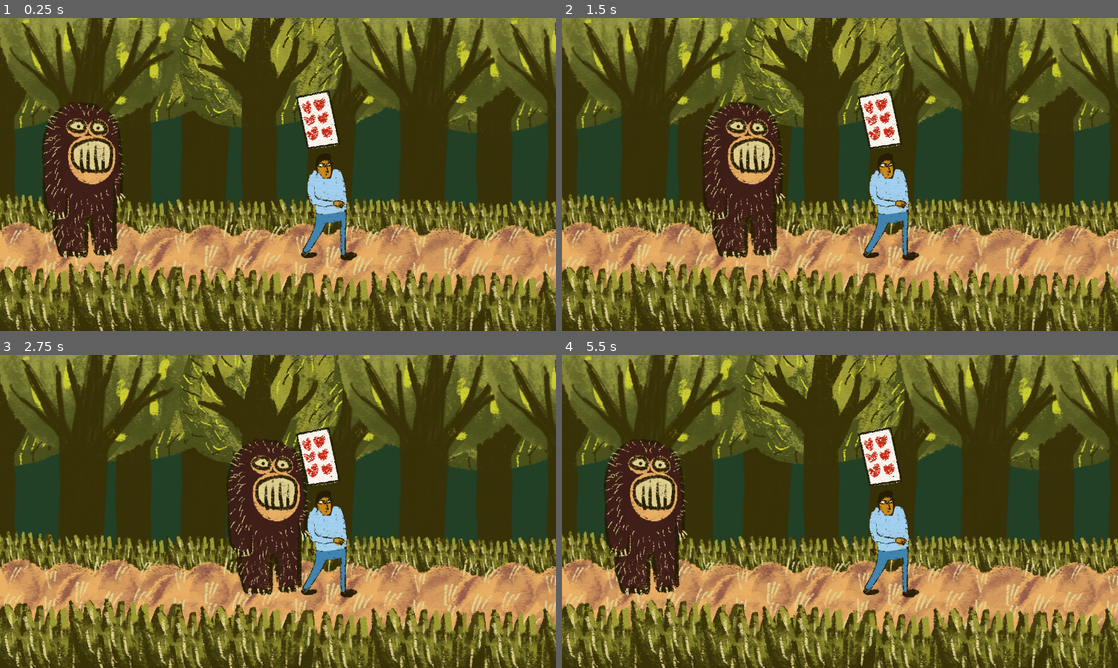
Above: before the commit, frames 1-4 (two rows, left to right).
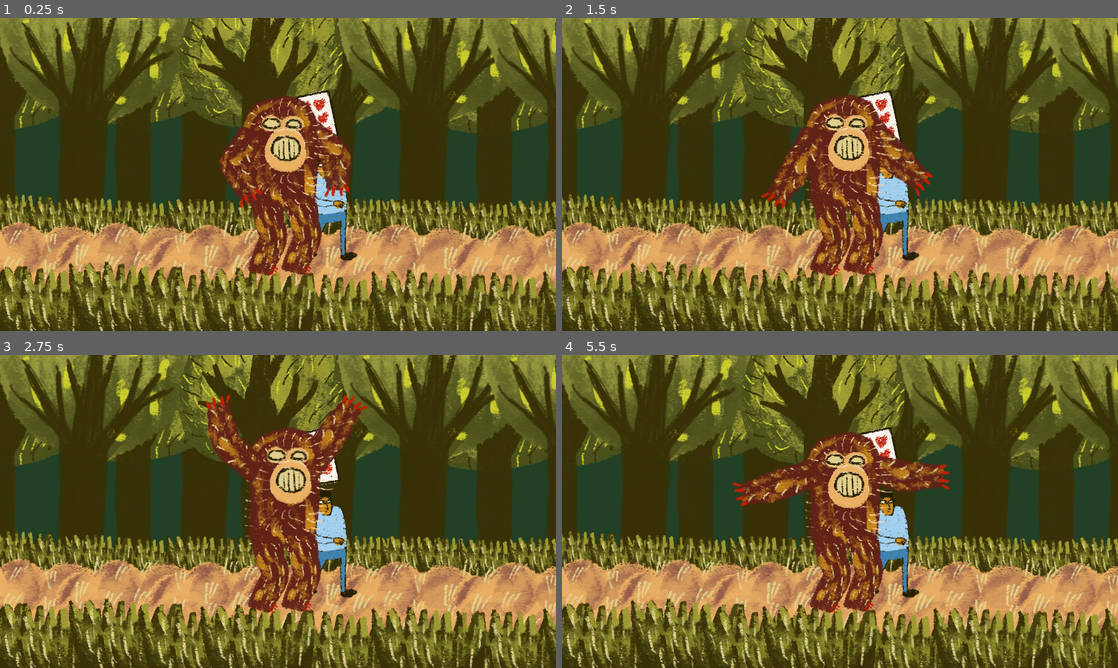
Above: after the commit, the same moments.

Repository: fguillen/The-Forest-Monster-and-the-Cards-Championship
Game: Godot game, scene res://testing/forest.tscn
Two runs of this game, one before a commit and one after it. Both use one fixed random seed, a clock stepped at 60 frames per second and the inputs below.
Inputs:
- Up to frame 1 (0.25 s): no input
- Up to frame 2 (1.5 s): tap Enter (ui_accept) at 0.5, 0.6, 0.77, 1.07, 1.35 s; hold Right (ui_right) 0.53-1.28 s; hold Down (ui_down) from 1.28 s (still down)
- Up to frame 3 (2.75 s): tap Enter (ui_accept) at 1.52, 1.82, 2.1 s; release Down (ui_down) at 2.03 s; hold Right (ui_right) from 2.03 s (still down)
- Up to frame 4 (5.5 s): release Right (ui_right) at 2.78 s; hold Up (ui_up) 2.78-3.53 s; tap Enter (ui_accept) at 2.85, 3.02, 3.32, 3.6, 3.77, 4.07, 4.35, 4.52, 4.82, 5.1 s; hold Left (ui_left) 3.53-5.03 s; hold Down (ui_down) from 5.03 s (still down)

The runs differ from the first frame. In frame 1, 12% of the frame differs, in the area x 7-64%, y 24-83%; in frame 2, 13%, in the area x 25-67%, y 24-83%; in frame 3, 9.9%; in frame 4, 13%.

Commit message:
Monster controls

Diff:
--- a/actors/monster.gd
+++ b/actors/monster.gd
@@ -1,4 +1,4 @@
-class_name Monster
+class_name MonsterRiggid
 extends CharacterBody2D
 
 @export var max_speed := 300.0
--- /dev/null
+++ b/actors/monster_riggid_3.gd
@@ -0,0 +1,63 @@
+class_name Monster
+extends CharacterBody2D
+
+@export var max_speed := 100.0
+@export var acceleration := 50.0
+
+@onready var animation_player: AnimationPlayer = $AnimationPlayer
+
+
+var _state = "idle"
+
+func _ready():
+	_set_state_idle()
+
+
+func _physics_process(delta):
+	# Move if not scaring
+	if not _state == "scare":
+		var direction = Input.get_axis("ui_left", "ui_right")
+		var max_velocity = Vector2(direction * max_speed, 0)
+		velocity = velocity.lerp(max_velocity, acceleration * delta)
+		move_and_slide()
+		if direction:
+			_set_state_walk()
+		else:
+			_set_state_idle()
+
+	# Hide
+	if Input.is_action_just_pressed("ui_up"):
+		_set_state_hidden()
+
+	# Unhide
+	if Input.is_action_just_pressed("ui_down"):
+		_set_state_idle()
+
+	# Scare
+	if Input.is_action_just_pressed("ui_accept"):
+		_set_state_scare()
+
+
+func _set_state_hidden():
+	_state = "hidden"
+#	animation_player.play("hidden")
+
+
+func _set_state_idle():
+	_state = "idle"
+	animation_player.play("idle")
+
+
+func _set_state_walk():
+	_state = "walk"
+	animation_player.play("walk")
+
+
+func _set_state_scare():
+	_state = "scare"
+	animation_player.play("scare")
+
+
+func _on_animation_player_animation_finished(anim_name):
+	if _state == "scare":
+		_set_state_idle()
--- a/actors/monster_riggid_3.tscn
+++ b/actors/monster_riggid_3.tscn
@@ -1,5 +1,6 @@
-[gd_scene load_steps=16 format=3 uid="uid://bp1g6f2qxumcn"]
-
+[gd_scene load_steps=18 format=3 uid="uid://bp1g6f2qxumcn"]
+
+[ext_resource type="Script" path="res://actors/monster_riggid_3.gd" id="1_7hx8i"]
 [ext_resource type="Texture2D" uid="uid://brpiahhpp7ett" path="res://assets/monster_parts/monster_body.png" id="1_ym1rq"]
 [ext_resource type="Texture2D" uid="uid://ba3cpg5u5in8p" path="res://assets/monster_parts/monster_face.png" id="2_mf5v2"]
 [ext_resource type="Texture2D" uid="uid://ta3kv5mqprqm" path="res://assets/monster_parts/monster_arm_left.png" id="3_3f0ni"]
@@ -312,14 +313,56 @@
 "values": [Vector2(239, 370), Vector2(431, 304)]
 }
 
+[sub_resource type="Animation" id="Animation_yhfqt"]
+resource_name = "scare"
+length = 4.0
+tracks/0/type = "value"
+tracks/0/imported = false
+tracks/0/enabled = true
+tracks/0/path = NodePath("TargetArmLeft:position")
+tracks/0/interp = 1
+tracks/0/loop_wrap = true
+tracks/0/keys = {
+"times": PackedFloat32Array(0, 0.25, 1, 1.6, 1.9, 2.2, 2.5, 2.7, 3, 3.3, 3.5, 3.8, 4),
+"transitions": PackedFloat32Array(1, 1, 1, 1, 1, 1, 1, 1, 1, 1, 1, 1, 1),
+"update": 0,
+"values": [Vector2(454, 267), Vector2(610, 168), Vector2(497, -69), Vector2(537, -68), Vector2(374, -64), Vector2(447, -61), Vector2(384, -70), Vector2(412, -15), Vector2(360, -73), Vector2(338, 9), Vector2(443, -1), Vector2(462, -71), Vector2(404, -64)]
+}
+tracks/1/type = "value"
+tracks/1/imported = false
+tracks/1/enabled = true
+tracks/1/path = NodePath("TargetArmRight:position")
+tracks/1/interp = 1
+tracks/1/loop_wrap = true
+tracks/1/keys = {
+"times": PackedFloat32Array(0, 0.25, 1, 1.6, 1.9, 2, 2.2, 2.5, 2.7, 3, 3.3, 3.5, 3.8, 4),
+"transitions": PackedFloat32Array(1, 1, 1, 1, 1, 1, 1, 1, 1, 1, 1, 1, 1, 1),
+"update": 0,
+"values": [Vector2(239, 370), Vector2(-54, 206), Vector2(243, -59), Vector2(195, -55), Vector2(231, -34), Vector2(256, -46), Vector2(301, -47), Vector2(241, -62), Vector2(271, -49), Vector2(322, -70), Vector2(259, -76), Vector2(296, -40), Vector2(205, -91), Vector2(256, -46)]
+}
+tracks/2/type = "value"
+tracks/2/imported = false
+tracks/2/enabled = true
+tracks/2/path = NodePath("Polygons/Skeleton2D/Hip/Chest:position")
+tracks/2/interp = 1
+tracks/2/loop_wrap = true
+tracks/2/keys = {
+"times": PackedFloat32Array(0, 0.4, 0.7, 1, 1.5, 2.1, 2.6, 3.2, 3.6, 4),
+"transitions": PackedFloat32Array(1, 1, 1, 1, 1, 1, 1, 1, 1, 1),
+"update": 0,
+"values": [Vector2(2, -66), Vector2(2, -66), Vector2(14, -84), Vector2(15, -69), Vector2(9, -79), Vector2(19, -73), Vector2(-3, -73), Vector2(24, -67), Vector2(11, -70), Vector2(-7, -70)]
+}
+
 [sub_resource type="AnimationLibrary" id="AnimationLibrary_axk63"]
 _data = {
 "RESET": SubResource("Animation_a5btl"),
 "idle": SubResource("Animation_mur5k"),
+"scare": SubResource("Animation_yhfqt"),
 "walk": SubResource("Animation_pnurs")
 }
 
-[node name="MonsterRiggid3" type="Node2D"]
+[node name="MonsterRiggid3" type="CharacterBody2D"]
+script = ExtResource("1_7hx8i")
 
 [node name="Polygons" type="Node2D" parent="."]
 metadata/_edit_group_ = true
@@ -500,3 +543,5 @@
 libraries = {
 "": SubResource("AnimationLibrary_axk63")
 }
+
+[connection signal="animation_finished" from="AnimationPlayer" to="." method="_on_animation_player_animation_finished"]
--- a/testing/forest.tscn
+++ b/testing/forest.tscn
@@ -9,6 +9,7 @@
 [ext_resource type="PackedScene" uid="uid://h4h81drr7gi7" path="res://actors/monster.tscn" id="7_e51r8"]
 [ext_resource type="Texture2D" uid="uid://bv25cwug68nnm" path="res://paseant.png" id="8_gtl23"]
 [ext_resource type="Texture2D" uid="uid://b3fykvuw6tta3" path="res://card_01.png" id="9_btq4r"]
+[ext_resource type="PackedScene" uid="uid://bp1g6f2qxumcn" path="res://actors/monster_riggid_3.tscn" id="10_fnlqw"]
 
 [node name="Forest" type="Node2D"]
 position = Vector2(311, 143)
@@ -279,6 +280,7 @@
 texture = ExtResource("3_mcu4g")
 
 [node name="Monster" parent="." instance=ExtResource("7_e51r8")]
+visible = false
 position = Vector2(-117, 228)
 acceleration = 20.0
 
@@ -290,4 +292,6 @@
 position = Vector2(422, 90)
 texture = ExtResource("9_btq4r")
 
+[node name="MonsterRiggid3" parent="." instance=ExtResource("10_fnlqw")]
+
 [editable path="Monster"]
Not shown: 1 places in testing/forest.tscn that only renumber resources
